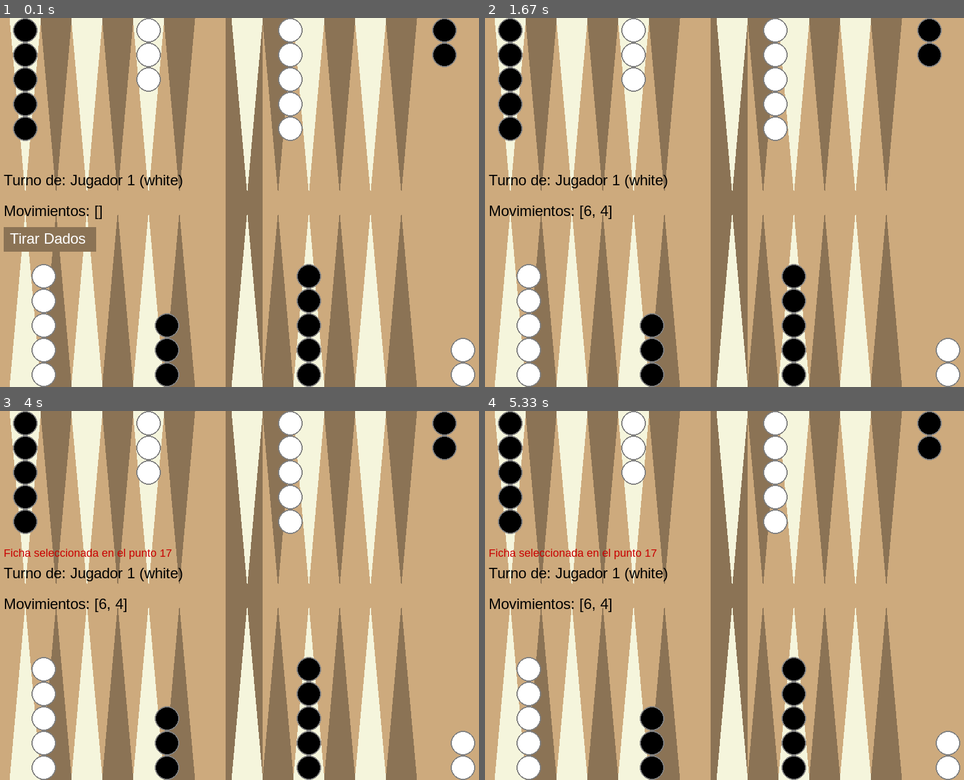
Above: before the commit, frames 1-4 (two rows, left to right).
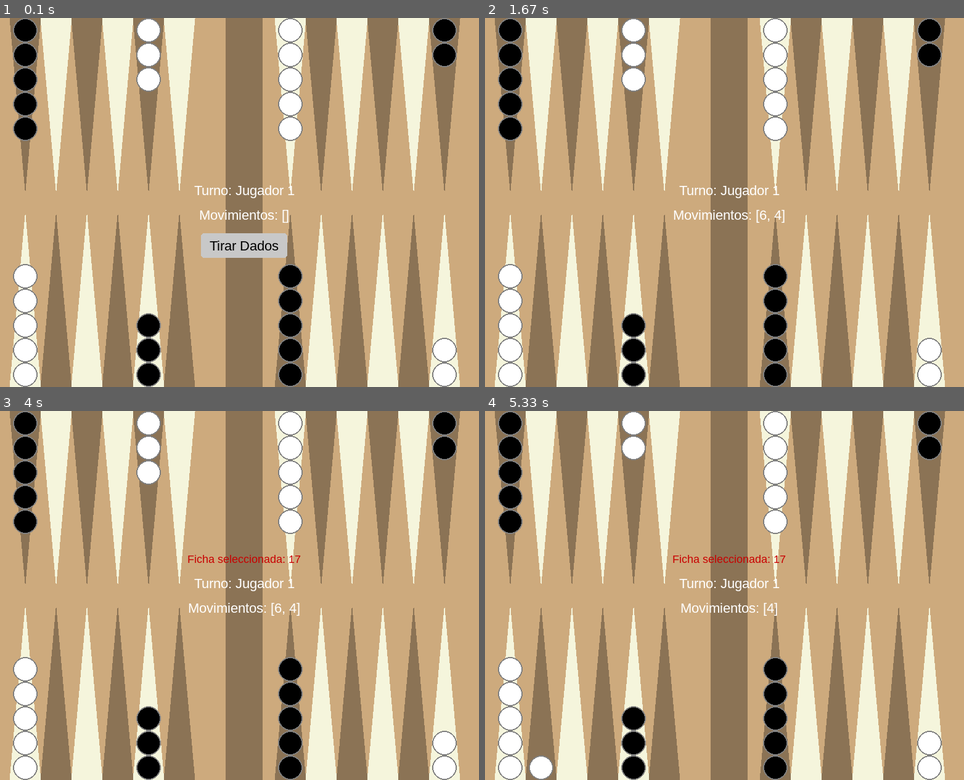
Above: after the commit, the same moments.

Repository: um-computacion/computacion-2025-backgammon-LucasDanielClavero
Game: pygame game, started from backgammon/main.py
The game is run twice, just before and just after one commit, with the same random seed, the same clock (stepped at 60 frames per second) and the same inputs.
Inputs (mouse positions are in pixels of both pictures, inside the frame that each line leads up to):
- Up to frame 1 (0.1 s): no input
- Up to frame 2 (1.67 s): click "Tirar Dados" at 0.38 s; click (777, 283) at 0.72 s; click (801, 73) at 1.05 s; click (738, 77) at 1.38 s
- Up to frame 3 (4 s): click (431, 735) at 2.22 s; click (344, 565) at 2.55 s; click (86, 632) at 2.88 s; click (91, 547) at 3.22 s; click (134, 529) at 3.88 s
- Up to frame 4 (5.33 s): click (657, 702) at 4.22 s; click (619, 529) at 4.55 s; click (901, 591) at 4.88 s; click (633, 506) at 5.22 s

The runs differ from the first frame. In frame 1, 40% of the frame differs, in the area x 0-100%, y 0-100%; in frame 2, 38%; in frame 3, 38%; in frame 4, 38%.

Commit message:
corrigo el pygameui y una funcion de board que tiraba un error

Diff:
--- a/backgammon/core/board.py
+++ b/backgammon/core/board.py
@@ -55,6 +55,7 @@
             return False
         if player_color == "black" and start_idx > end_idx:
             return False
+        return True
 
     def move_checker(self, start_point: int, end_point: int):
 
--- a/backgammon/pygame_ui/pygameui.py
+++ b/backgammon/pygame_ui/pygameui.py
@@ -1,4 +1,4 @@
-# pygame_ui/pygame_ui.py
+# pygame_ui/pygameui.py
 
 import pygame
 from core.backgammongame import BackgammonGame
@@ -6,224 +6,186 @@
 # --- Constantes de Configuración ---
 SCREEN_WIDTH = 800
 SCREEN_HEIGHT = 600
-BOARD_COLOR = (205, 170, 125)  # Un tono madera
+BOARD_COLOR = (205, 170, 125)
 BLACK = (0, 0, 0)
 WHITE = (255, 255, 255)
-TRIANGLE_COLOR_A = (139, 115, 85) # Marrón oscuro para los triángulos
-TRIANGLE_COLOR_B = (245, 245, 220) # Beige para los triángulos
-HIGHLIGHT_COLOR = (255, 255, 0, 128) # Amarillo semitransparente para resaltar
+TRIANGLE_COLOR_A = (139, 115, 85)
+TRIANGLE_COLOR_B = (245, 245, 220)
+HIGHLIGHT_COLOR = (255, 255, 0, 128)
 
 CHECKER_RADIUS = 20
 POINT_WIDTH = 50
 BAR_WIDTH = 60
+BORDER_WIDTH = 20
 
 class PygameUI:
-    """
-    Gestiona la interfaz gráfica del juego de Backgammon utilizando Pygame.
-
-    Esta clase es responsable de dibujar el estado del juego (tablero, fichas, dados)
-    y de manejar la interacción del usuario a través del ratón.
-    """
-
     def __init__(self, game: BackgammonGame):
         self._game_ = game
         self._screen_ = None
         self._font_ = None
-        self.selected_point = None # Almacena el punto de inicio seleccionado por el jugador
+        self.selected_point = None
         self.running = True
-
         self._initialize_pygame()
 
     def _initialize_pygame(self):
-        """Inicializa Pygame, la pantalla y las fuentes."""
         pygame.init()
         self._screen_ = pygame.display.set_mode((SCREEN_WIDTH, SCREEN_HEIGHT))
         pygame.display.set_caption("Backgammon")
-        self._font_ = pygame.font.SysFont("arial", 24)
+        self._font_ = pygame.font.SysFont("arial", 22)
         self._small_font_ = pygame.font.SysFont("arial", 18)
 
     def _draw_board(self):
-        """Dibuja el tablero de Backgammon con sus puntos triangulares."""
         self._screen_.fill(BOARD_COLOR)
-
-        # Dibuja la barra central
         bar_x = (SCREEN_WIDTH - BAR_WIDTH) // 2
         pygame.draw.rect(self._screen_, TRIANGLE_COLOR_A, (bar_x, 0, BAR_WIDTH, SCREEN_HEIGHT))
 
-        # Dibuja los 24 triángulos (puntos)
-        for i in range(12):
-            # Coordenadas base para los triángulos
-            x_base = 20 + i * POINT_WIDTH + (BAR_WIDTH if i >= 6 else 0)
-
-            # Triángulos superiores (puntos 13 a 24)
-            top_points = [(x_base, 0), (x_base + POINT_WIDTH, 0), (x_base + POINT_WIDTH / 2, SCREEN_HEIGHT / 2 - 20)]
-            # Triángulos inferiores (puntos 1 a 12)
-            bottom_points = [(x_base, SCREEN_HEIGHT), (x_base + POINT_WIDTH, SCREEN_HEIGHT), (x_base + POINT_WIDTH / 2, SCREEN_HEIGHT / 2 + 20)]
-
-            color = TRIANGLE_COLOR_B if i % 2 == 0 else TRIANGLE_COLOR_A
-            pygame.draw.polygon(self._screen_, color, top_points)
-            pygame.draw.polygon(self._screen_, color, bottom_points)
+        for i in range(6):
+            x_top_left = BORDER_WIDTH + i * POINT_WIDTH
+            x_top_right = (SCREEN_WIDTH + BAR_WIDTH) // 2 + BORDER_WIDTH + i * POINT_WIDTH
+            x_bottom_left = BORDER_WIDTH + i * POINT_WIDTH
+            x_bottom_right = (SCREEN_WIDTH + BAR_WIDTH) // 2 + BORDER_WIDTH + i * POINT_WIDTH
+
+            top_apex_y = SCREEN_HEIGHT / 2 - BORDER_WIDTH
+            bottom_apex_y = SCREEN_HEIGHT / 2 + BORDER_WIDTH
+
+            tri_top_left = [(x_top_left, 0), (x_top_left + POINT_WIDTH, 0), (x_top_left + POINT_WIDTH / 2, top_apex_y)]
+            tri_top_right = [(x_top_right, 0), (x_top_right + POINT_WIDTH, 0), (x_top_right + POINT_WIDTH / 2, top_apex_y)]
+            tri_bottom_left = [(x_bottom_left, SCREEN_HEIGHT), (x_bottom_left + POINT_WIDTH, SCREEN_HEIGHT), (x_bottom_left + POINT_WIDTH / 2, bottom_apex_y)]
+            tri_bottom_right = [(x_bottom_right, SCREEN_HEIGHT), (x_bottom_right + POINT_WIDTH, SCREEN_HEIGHT), (x_bottom_right + POINT_WIDTH / 2, bottom_apex_y)]
+
+            color1 = TRIANGLE_COLOR_A if i % 2 == 0 else TRIANGLE_COLOR_B
+            color2 = TRIANGLE_COLOR_B if i % 2 == 0 else TRIANGLE_COLOR_A
+
+            pygame.draw.polygon(self._screen_, color1, tri_top_left)
+            pygame.draw.polygon(self._screen_, color2, tri_top_right)
+            pygame.draw.polygon(self._screen_, color2, tri_bottom_left)
+            pygame.draw.polygon(self._screen_, color1, tri_bottom_right)
 
     def _get_coords_for_point(self, point_idx: int, checker_count: int) -> tuple[int, int]:
-        """Calcula las coordenadas (x, y) para una ficha en un punto específico."""
-        i = point_idx
-        y_offset = CHECKER_RADIUS * 2 * (checker_count -1)
-
-        # Puntos del cuadrante inferior derecho (1-6)
-        if 0 <= i < 6:
-            x = SCREEN_WIDTH - 45 - i * POINT_WIDTH
+        y_offset = (checker_count - 1) * (CHECKER_RADIUS * 2)
+
+        if point_idx >= 12: # Mitad superior del tablero (puntos 13-24)
+            y = CHECKER_RADIUS + y_offset
+            if 12 <= point_idx < 18: # Cuadrante superior izquierdo
+                x = BORDER_WIDTH + (point_idx - 12) * POINT_WIDTH + POINT_WIDTH / 2
+            else: # Cuadrante superior derecho
+                x = (SCREEN_WIDTH + BAR_WIDTH) // 2 + BORDER_WIDTH + (point_idx - 18) * POINT_WIDTH + POINT_WIDTH / 2
+        else: # Mitad inferior del tablero (puntos 1-12)
             y = SCREEN_HEIGHT - CHECKER_RADIUS - y_offset
-        # Puntos del cuadrante inferior izquierdo (7-12)
-        elif 6 <= i < 12:
-            x = (SCREEN_WIDTH - BAR_WIDTH) // 2 - 45 - (i-6) * POINT_WIDTH
-            y = SCREEN_HEIGHT - CHECKER_RADIUS - y_offset
-        # Puntos del cuadrante superior izquierdo (13-18)
-        elif 12 <= i < 18:
-            x = 45 + (i - 12) * POINT_WIDTH
-            y = CHECKER_RADIUS + y_offset
-        # Puntos del cuadrante superior derecho (19-24)
-        else: # 18 <= i < 24
-            x = (SCREEN_WIDTH + BAR_WIDTH) // 2 + 45 + (i - 18) * POINT_WIDTH
-            y = CHECKER_RADIUS + y_offset
+            # --- CORRECCIÓN 1: Lógica ajustada para centrar fichas inferiores ---
+            if 0 <= point_idx < 6: # Cuadrante inferior derecho (puntos 1-6)
+                # La numeración va de derecha a izquierda (5, 4, ..., 0)
+                # El dibujo va de izquierda a derecha (0, 1, ..., 5)
+                # Relación: drawing_index = 5 - point_idx
+                drawing_idx = 5 - point_idx
+                x = (SCREEN_WIDTH + BAR_WIDTH) // 2 + BORDER_WIDTH + drawing_idx * POINT_WIDTH + POINT_WIDTH / 2
+            else: # Cuadrante inferior izquierdo (puntos 7-12)
+                # La numeración va de derecha a izquierda (11, 10, ..., 6)
+                # El dibujo va de izquierda a derecha (0, 1, ..., 5)
+                # Relación: drawing_index = 11 - point_idx
+                drawing_idx = 11 - point_idx
+                x = BORDER_WIDTH + drawing_idx * POINT_WIDTH + POINT_WIDTH / 2
 
         return int(x), int(y)
 
     def _draw_checkers(self):
-        """Dibuja todas las fichas en sus posiciones actuales en el tablero."""
-        # Dibuja fichas en los puntos
         for i, point in enumerate(self._game_._board_._points_):
             for j, checker in enumerate(point):
                 color = WHITE if checker._color_ == "white" else BLACK
                 x, y = self._get_coords_for_point(i, j + 1)
                 pygame.draw.circle(self._screen_, color, (x, y), CHECKER_RADIUS)
-                pygame.draw.circle(self._screen_, (128,128,128), (x, y), CHECKER_RADIUS, 2) # Borde
-
-        # Dibuja fichas en la barra
+                pygame.draw.circle(self._screen_, (128,128,128), (x, y), CHECKER_RADIUS, 2)
+
         bar_x = SCREEN_WIDTH // 2
         for i, checker in enumerate(self._game_._board_._bar_["white"]):
-            y = SCREEN_HEIGHT // 2 - 60 - i * (CHECKER_RADIUS * 2)
+            y = SCREEN_HEIGHT // 2 - 40 - i * (CHECKER_RADIUS * 2)
             pygame.draw.circle(self._screen_, WHITE, (bar_x, y), CHECKER_RADIUS)
         for i, checker in enumerate(self._game_._board_._bar_["black"]):
-            y = SCREEN_HEIGHT // 2 + 60 + i * (CHECKER_RADIUS * 2)
+            y = SCREEN_HEIGHT // 2 + 40 + i * (CHECKER_RADIUS * 2)
             pygame.draw.circle(self._screen_, BLACK, (bar_x, y), CHECKER_RADIUS)
 
+    # --- CORRECCIÓN 2: UI rediseñada para aparecer en la barra central ---
     def _draw_ui(self):
-        """Dibuja elementos de la UI como texto, dados y botones."""
         player = self._game_.get_current_player()
-
-        # Muestra el turno actual
-        turn_text = self._font_.render(f"Turno de: {player._name_} ({player._color_})", True, BLACK)
-        self._screen_.blit(turn_text, (10, SCREEN_HEIGHT // 2 - 50))
-
-        # Muestra los movimientos disponibles (dados)
-        moves_text = self._font_.render(f"Movimientos: {self._game_._moves_}", True, BLACK)
-        self._screen_.blit(moves_text, (10, SCREEN_HEIGHT // 2))
-
-        # Dibuja el botón para tirar los dados si no hay movimientos
+        center_x = SCREEN_WIDTH // 2
+
+        # Preparar los textos
+        turn_text_surf = self._font_.render(f"Turno: {player._name_}", True, WHITE)
+        moves_text_surf = self._font_.render(f"Movimientos: {self._game_._moves_}", True, WHITE)
+
+        # Posicionar los textos en el centro de la barra
+        turn_text_rect = turn_text_surf.get_rect(center=(center_x, SCREEN_HEIGHT // 2 - 20))
+        moves_text_rect = moves_text_surf.get_rect(center=(center_x, SCREEN_HEIGHT // 2 + 20))
+
+        self._screen_.blit(turn_text_surf, turn_text_rect)
+        self._screen_.blit(moves_text_surf, moves_text_rect)
+
         if not self._game_._moves_:
-            self.roll_button_rect = pygame.Rect(10, SCREEN_HEIGHT // 2 + 40, 150, 40)
-            pygame.draw.rect(self._screen_, TRIANGLE_COLOR_A, self.roll_button_rect)
-            roll_text = self._font_.render("Tirar Dados", True, WHITE)
-            self._screen_.blit(roll_text, (20, SCREEN_HEIGHT // 2 + 45))
-
-        # Muestra un mensaje si una ficha está seleccionada
+            self.roll_button_rect = pygame.Rect(0, 0, 140, 40)
+            self.roll_button_rect.center = (center_x, SCREEN_HEIGHT // 2 + 70)
+            pygame.draw.rect(self._screen_, (200, 200, 200), self.roll_button_rect, border_radius=5)
+            roll_text_surf = self._font_.render("Tirar Dados", True, BLACK)
+            roll_text_rect = roll_text_surf.get_rect(center=self.roll_button_rect.center)
+            self._screen_.blit(roll_text_surf, roll_text_rect)
+
         if self.selected_point is not None:
-             msg = self._small_font_.render(f"Ficha seleccionada en el punto {self.selected_point}", True, (200,0,0))
-             self._screen_.blit(msg, (10, SCREEN_HEIGHT // 2 - 80))
+             msg_surf = self._small_font_.render(f"Ficha seleccionada: {self.selected_point}", True, (200,0,0))
+             msg_rect = msg_surf.get_rect(center=(center_x, SCREEN_HEIGHT // 2 - 60))
+             self._screen_.blit(msg_surf, msg_rect)
 
     def _get_point_from_pos(self, pos: tuple[int, int]) -> int | None:
-        """Convierte una coordenada del ratón en un índice de punto del tablero."""
         x, y = pos
-        bar_x_start = (SCREEN_WIDTH - BAR_WIDTH) // 2
-        bar_x_end = (SCREEN_WIDTH + BAR_WIDTH) // 2
-
-        if bar_x_start < x < bar_x_end:
-            return -1 # Identificador para la barra
-
-        if y > SCREEN_HEIGHT / 2: # Mitad inferior (puntos 1-12)
-            base_idx = 11
-            offset_x = x - ((SCREEN_WIDTH + BAR_WIDTH) // 2) if x > bar_x_end else x
-            point_offset = (offset_x - 20) // POINT_WIDTH
-            if x < bar_x_start:
-                 point_offset = (bar_x_start - x - 20)//POINT_WIDTH
-                 return 6 + point_offset
-            else:
-                 point_offset = (SCREEN_WIDTH - x - 20)//POINT_WIDTH
-                 return point_offset
-        else: # Mitad superior (puntos 13-24)
-            if x < bar_x_start:
-                 point_offset = (x - 20)//POINT_WIDTH
-                 return 12 + point_offset
-            else:
-                 point_offset = (x - bar_x_end - 20)//POINT_WIDTH
-                 return 18 + point_offset
+        bar_start_x = (SCREEN_WIDTH - BAR_WIDTH) // 2
+        bar_end_x = (SCREEN_WIDTH + BAR_WIDTH) // 2
+
+        if bar_start_x < x < bar_end_x: return -1
+
+        if y < SCREEN_HEIGHT / 2:
+            if BORDER_WIDTH < x < bar_start_x:
+                return 12 + (x - BORDER_WIDTH) // POINT_WIDTH
+            elif bar_end_x < x < SCREEN_WIDTH - BORDER_WIDTH:
+                 return 18 + (x - bar_end_x - BORDER_WIDTH) // POINT_WIDTH
+        else:
+            if BORDER_WIDTH < x < bar_start_x:
+                return 11 - ((x - BORDER_WIDTH) // POINT_WIDTH)
+            elif bar_end_x < x < SCREEN_WIDTH - BORDER_WIDTH:
+                return 5 - ((x - bar_end_x - BORDER_WIDTH) // POINT_WIDTH)
         return None
 
     def _handle_click(self, pos: tuple[int, int]):
-        """Procesa el clic del usuario para realizar acciones en el juego."""
         player = self._game_.get_current_player()
 
-        # 1. Si no hay movimientos, el único clic válido es en "Tirar Dados"
         if not self._game_._moves_:
-            if self.roll_button_rect.collidepoint(pos):
+            if hasattr(self, 'roll_button_rect') and self.roll_button_rect.collidepoint(pos):
                 self._game_.roll_dice()
             return
 
-        # 2. Si el jugador tiene fichas en la barra, debe reingresar
-        if self._game_._board_._bar_[player._color_]:
-            point_idx = self._get_point_from_pos(pos)
-            if point_idx is None: return
-
-            target_point = point_idx + 1
-            dice_roll = 0
-
-            if player._color_ == "white":
-                dice_roll = 24 - point_idx
-            else: # black
-                dice_roll = point_idx + 1
-
-            if dice_roll in self._game_._moves_:
-                if self._game_.attempt_reentry(dice_roll):
-                    print(f"Reingreso exitoso en el punto {target_point}")
+        clicked_point_idx = self._get_point_from_pos(pos)
+        if clicked_point_idx is None: return
+
+        if self.selected_point is None:
+            if clicked_point_idx >= 0 and self._game_._board_._points_[clicked_point_idx] and self._game_._board_._points_[clicked_point_idx][0]._color_ == player._color_:
+                self.selected_point = clicked_point_idx + 1
+                print(f"Ficha seleccionada en el punto: {self.selected_point}")
+        else:
+            end_point = clicked_point_idx + 1
+            diff = abs(end_point - self.selected_point)
+
+            if diff in self._game_._moves_:
+                if self._game_.attempt_move(self.selected_point, diff):
+                    print(f"Movimiento exitoso de {self.selected_point} a {end_point}")
                 else:
-                    print("Intento de reingreso fallido.")
+                    print(f"Intento de movimiento de {self.selected_point} a {end_point} fallido.")
             else:
-                print(f"Movimiento de reingreso inválido con el dado: {dice_roll}")
-
-        # 3. Lógica para movimientos normales
-        else:
-            clicked_point_idx = self._get_point_from_pos(pos)
-            if clicked_point_idx is None: return
-
-            # Si no hay ficha seleccionada, intenta seleccionar una
-            if self.selected_point is None:
-                start_point = clicked_point_idx + 1
-                if self._game_._board_._points_[clicked_point_idx] and self._game_._board_._points_[clicked_point_idx][0]._color_ == player._color_:
-                    self.selected_point = start_point
-                    print(f"Ficha seleccionada en el punto: {self.selected_point}")
-
-            # Si ya hay una ficha seleccionada, intenta moverla
-            else:
-                end_point = clicked_point_idx + 1
-                diff = abs(end_point - self.selected_point)
-
-                if diff in self._game_._moves_:
-                    if self._game_.attempt_move(self.selected_point, diff):
-                        print(f"Movimiento exitoso de {self.selected_point} a {end_point}")
-                    else:
-                        print(f"Intento de movimiento de {self.selected_point} a {end_point} fallido.")
-                else:
-                    print("El movimiento no corresponde a ningún dado.")
-
-                self.selected_point = None # Resetea la selección después del intento
-
-        # 4. Cambiar de turno si no quedan movimientos
-        if not self._game_._moves_:
+                print("El movimiento no corresponde a ningún dado.")
+
+            self.selected_point = None
+
+        if not self._game_._moves_ and self._game_._dice_._values_:
             self._game_.switch_turn()
             print("No quedan movimientos. Cambiando de turno.")
 
     def run(self):
-        """El bucle principal del juego que maneja eventos, actualizaciones y renderizado."""
         while self.running:
             for event in pygame.event.get():
                 if event.type == pygame.QUIT:
@@ -231,7 +193,6 @@
                 if event.type == pygame.MOUSEBUTTONDOWN:
                     self._handle_click(pygame.mouse.get_pos())
 
-            # Dibujar todo en cada frame
             self._draw_board()
             self._draw_checkers()
             self._draw_ui()
Not shown, changed: backgammon/documentation/prompts-documentacion.md
